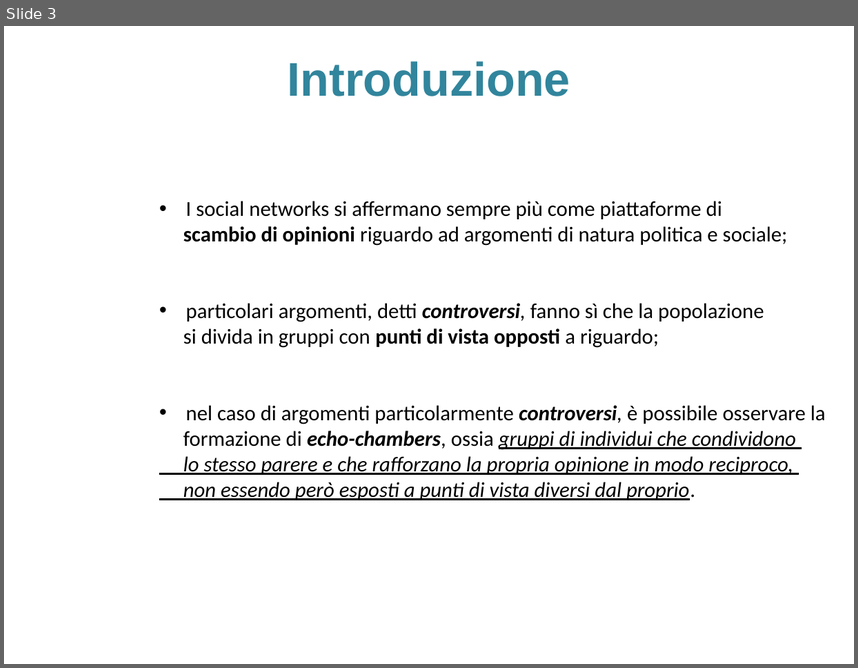
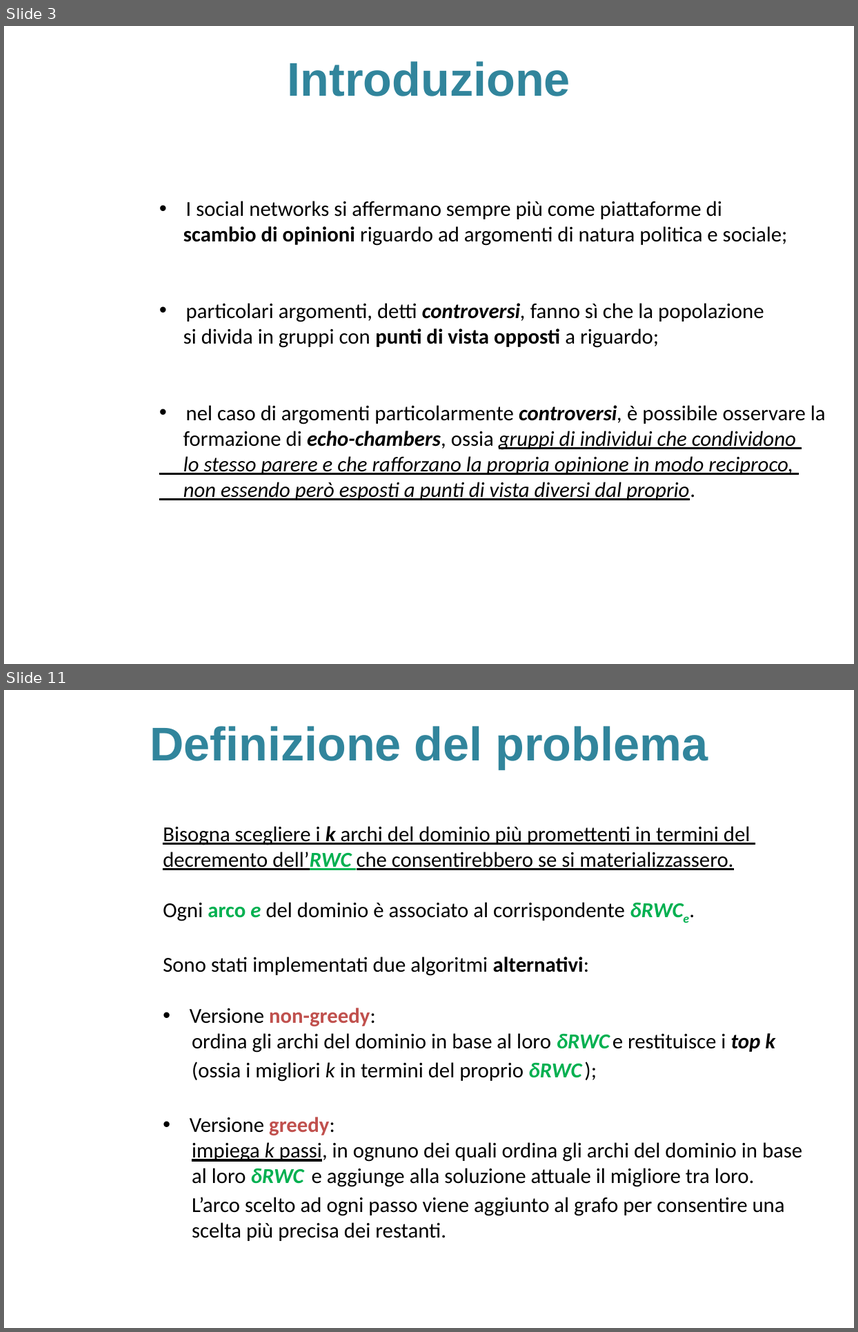
Before and after one commit to sidious1991/TesiLatex, a slide deck: PRESENTAZIONE_TESI/presentazione_agostini_stefano.pptx. Shown one above the other, each under a label of ours: slide 3 before the commit, slides 3 and 11 after it; the slides between them are not shown. The pictures are 858x668 and 858x1332 pixels, drawn with LibreOffice and Linux fonts; fonts in the diff are those of the drawing; background and template pictures are left out. Boxes give left, top, right and bottom in pixels: in the first picture for what was removed or moved away, otherwise in the second. Text is boxed around its words. In the diff, an @@ line names an element or a change of style, - is before the commit and + after.

Commit message:
presentazione pagina 11

```diff
--- a/PRESENTAZIONE_TESI/presentazione_agostini_stefano.pptx
+++ b/PRESENTAZIONE_TESI/presentazione_agostini_stefano.pptx
@@ slide 11 added at <box>4,690,854,1328</box>, background picture (left out) @@
@@ title added at <box>150,726,708,769</box>, 40 pt, text #31859C, bold @@
+Definizione del problema
@@ text added at <box>163,826,802,1241</box>, 18 pt, text #000000 @@
+Bisogna scegliere i k archi del dominio più promettenti in termini del
+decremento dell’RWC che consentirebbero se si materializzassero.
+Ogni arco e del dominio è associato al corrispondente δRWCe.
+Sono stati implementati due algoritmi alternativi:
+• Versione non-greedy:
+ordina gli archi del dominio in base al loro δRWC e restituisce i top k
+(ossia i migliori k in termini del proprio δRWC );
+• Versione greedy:
+impiega k passi, in ognuno dei quali ordina gli archi del dominio in base
+al loro δRWC e aggiunge alla soluzione attuale il migliore tra loro.
+L’arco scelto ad ogni passo viene aggiunto al grafo per consentire una
+scelta più precisa dei restanti.
```
Also in this commit, not shown: 3 slides changed, 5 other slides added, 1 other file.
